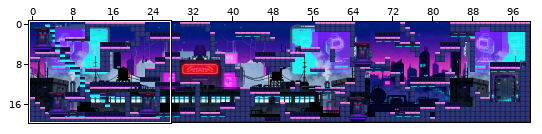
An edit to a level. Tiled map (JSON), assets/maps/map1.tmj. The first picture is a wide view before the edit; the outline marks the close-up.
Close-up. As it was:
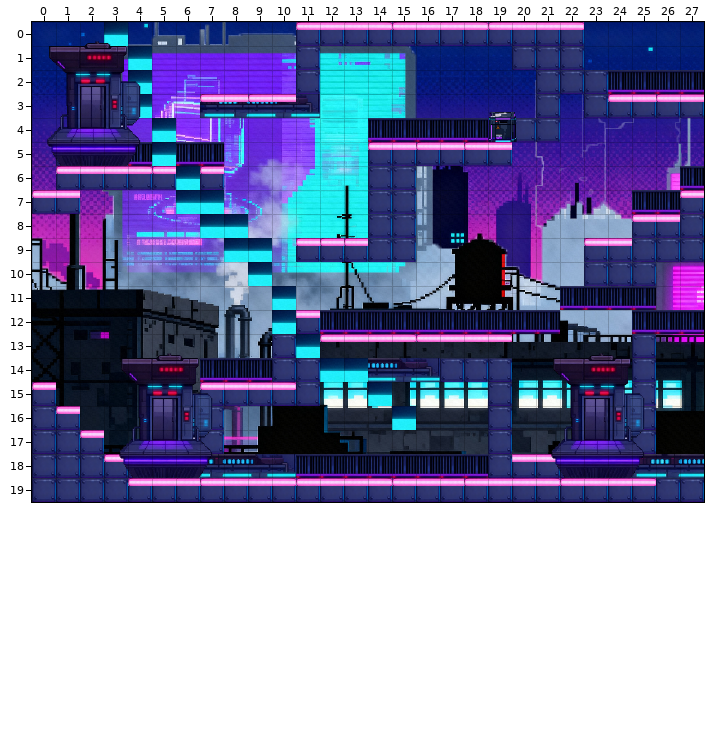
Cells are 32x32 px. Shown: x 0..27, y 0..19. The commit also changed other parts of the map, which this record leaves out.
New version:
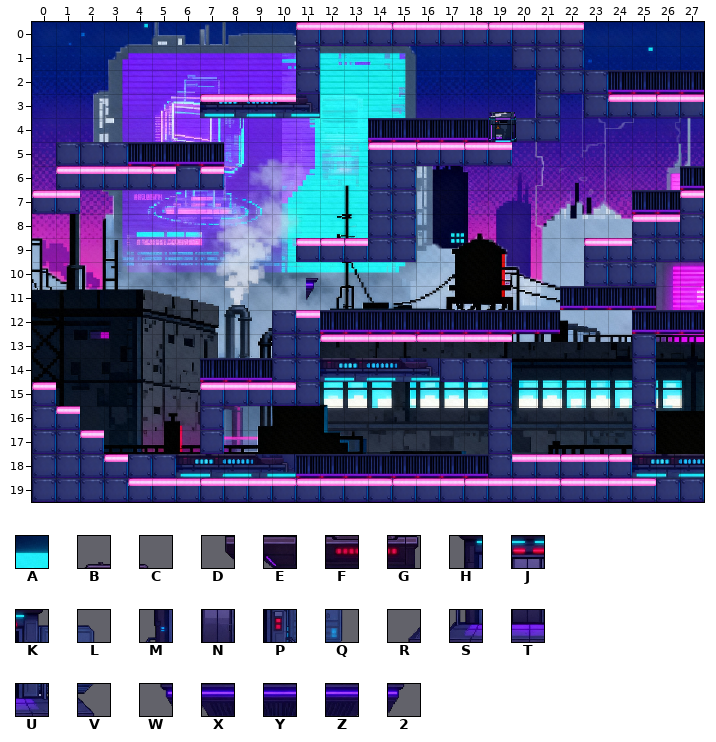
Key: from "background_city": A 492; from "tilesetv1": B 836, C 837, D 866, E 867, F 868, G 869, H 899, J 900, K 901, L 902, M 931, N 932, P 933, Q 934, R 962, S 963, T 964, U 965, V 966, W 994, X 995, Y 996, Z 997, 2 998.
_ is an empty cell.
Objects are placed by their top-left corner, in cells (3,4 is the top-left corner of cell 3,4); size is 1x1 cell unless given.
What changed:
Layer "neonsroses":
y 0: x 3 A -> _
y 1..3: x 4 A -> _
y 4..5: x 5 A -> _
y 6: x 6 A -> _
y 7: x 6..7 AA -> __
y 8: x 7..8 AA -> __
y 9: x 8..9 AA -> __
y 10: x 9 A -> _
y 11..12: x 10 A -> _
y 13: x 11 A -> _
y 14: x 12..13 AA -> __
y 15: x 14 A -> _
y 16: x 15 A -> _
Layer "ascenseur" (removed):
y 0: x 2..3 BC -> __
y 1: x 0..3 DEFG -> ____
y 2: x 1..4 HJKL -> ____
y 3: x 1..4 MNPQ -> ____
y 4: x 0..4 RSTUV -> _____
y 5: x 0..4 WXYZ2 -> _____
y 13: x 5..6 BC -> __; x 23..24 BC -> __
y 14: x 3..6 DEFG -> ____; x 21..24 DEFG -> ____
y 15: x 4..7 HJKL -> ____; x 22..25 HJKL -> ____
y 16: x 4..7 MNPQ -> ____; x 22..25 MNPQ -> ____
y 17: x 3..7 RSTUV -> _____; x 21..25 RSTUV -> _____
y 18: x 3..7 WXYZ2 -> _____; x 21..25 WXYZ2 -> _____
Layer "ascenseurs" (added):
added: 2 at 11.4,10.7
